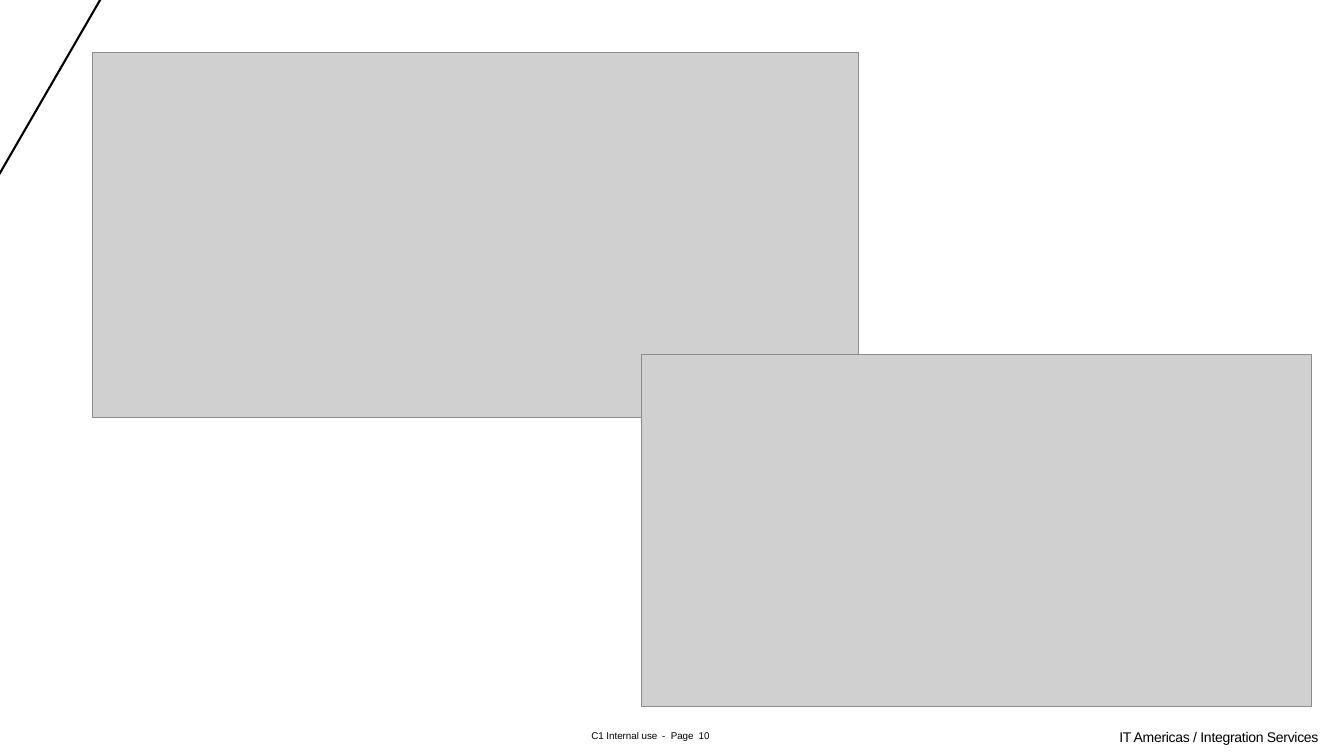
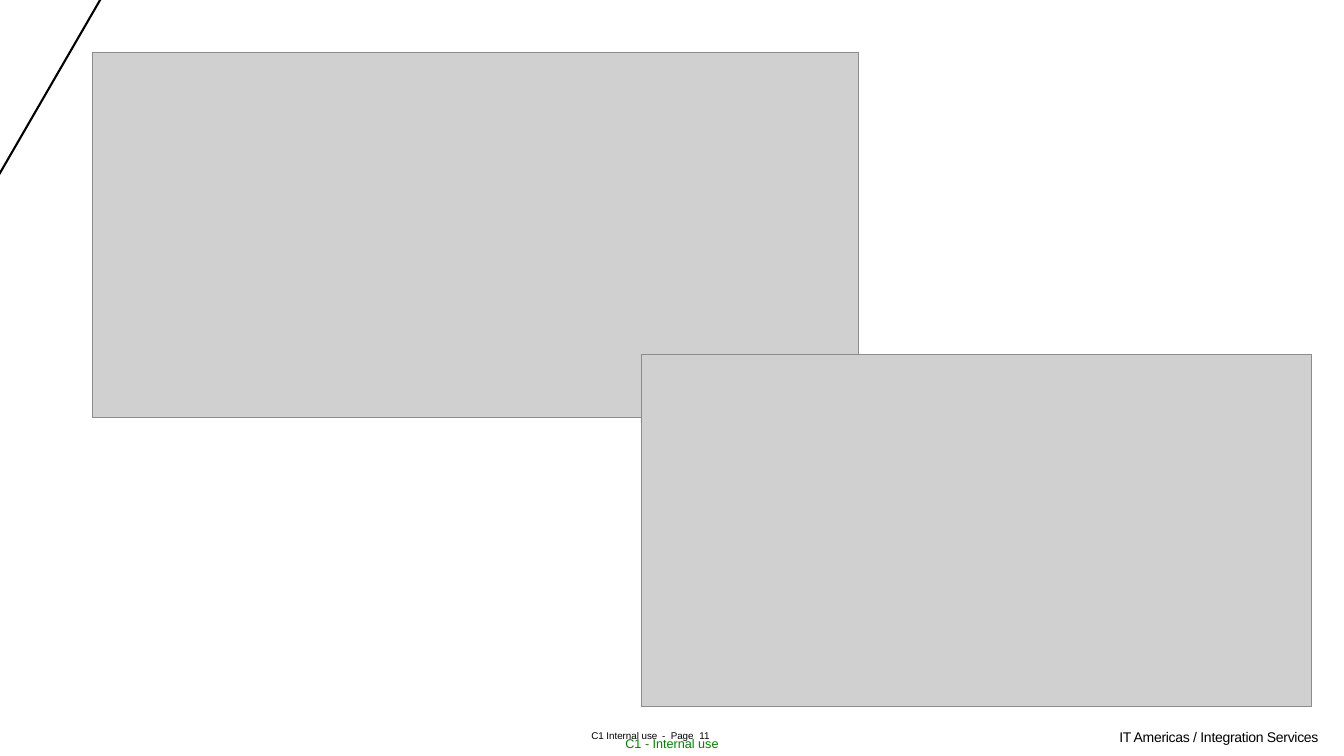
Before and after one commit to varunkaruna1986/ignite, a slide deck: slide 10 of MQTT-TIBCOFLOGO-IOT-AWSLAMBDA-AWS_IOT_RULES.pptx (slide 9 before the commit). Drawn at 1344x756 pixels with LibreOffice and Linux fonts; fonts in the diff are those of the drawing; grey boxes stand for pictures; background and template pictures are left out. Boxes give left, top, right and bottom in pixels: in the first picture for what was removed or moved away, otherwise in the second. Text is boxed around its words. In the diff, an @@ line names an element or a change of style, - is before the commit and + after.

```diff
--- a/MQTT-TIBCOFLOGO-IOT-AWSLAMBDA-AWS_IOT_RULES.pptx
+++ b/MQTT-TIBCOFLOGO-IOT-AWSLAMBDA-AWS_IOT_RULES.pptx
@@ text added at <box>625,738,718,748</box>, 9 pt, text #008000 @@
+C1 - Internal use
@@ page number at <box>699,732,709,742</box>: text changed @@
-10
+11
```
Also in this commit, not shown: 11 other slides changed, 1 slide added, 1 slide removed.
